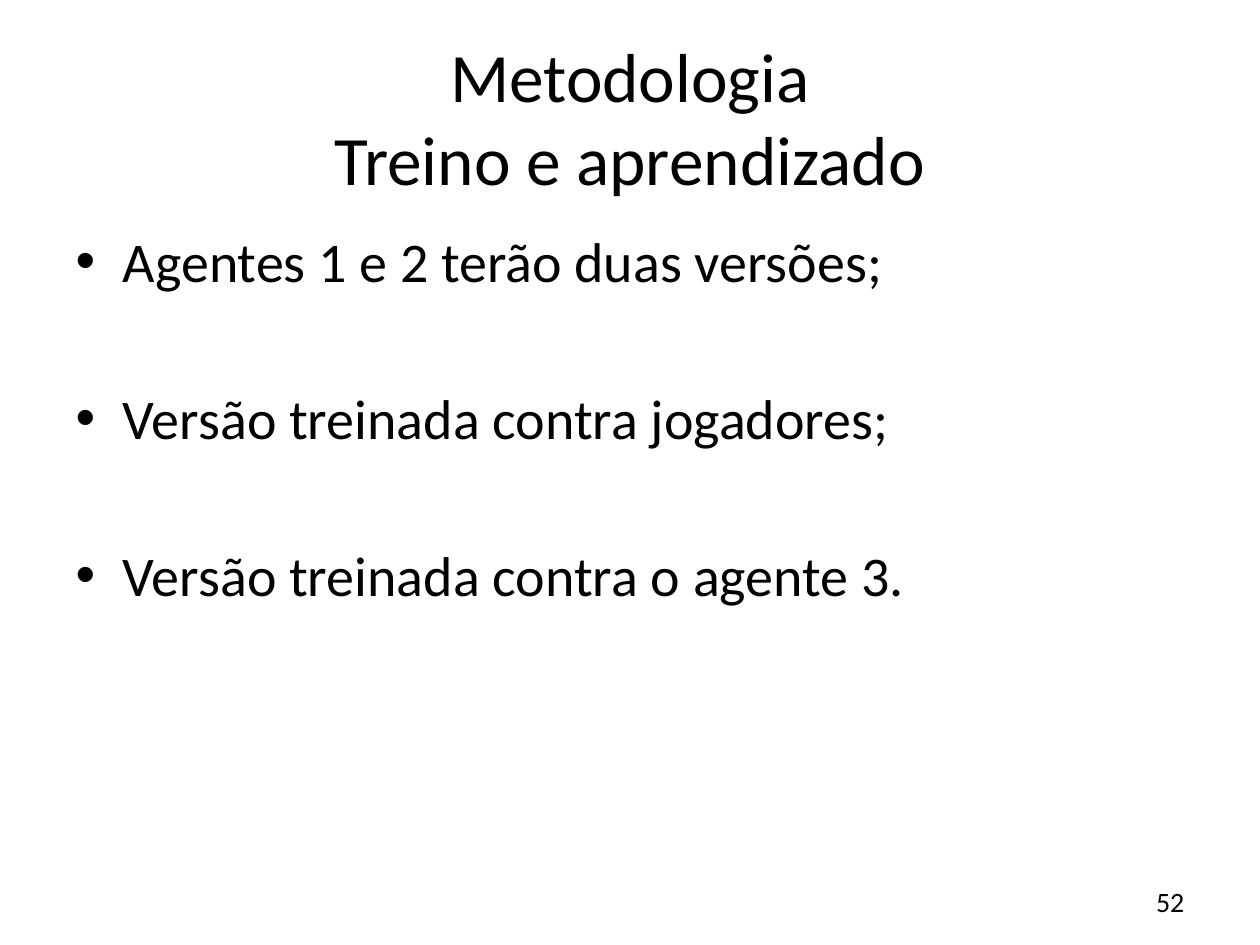
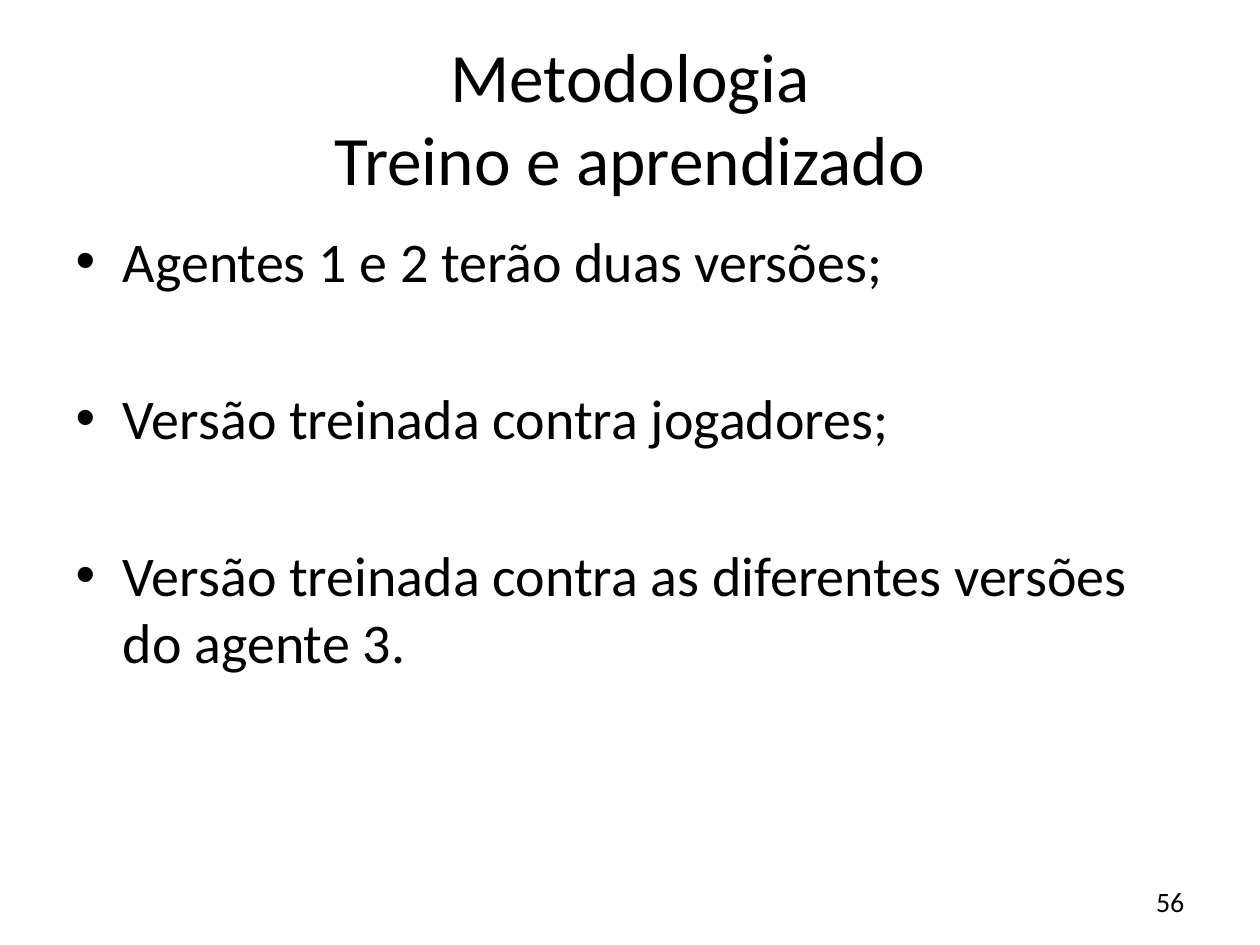
Before and after one commit to JonathanOhara/dissertacao, a slide deck: slide 56 of Apresentação Qualificação.pptx (slide 52 before the commit). Drawn at 1260x945 pixels with LibreOffice and Linux fonts; fonts in the diff are those of the drawing; background and template pictures are left out. Boxes give left, top, right and bottom in pixels: in the first picture for what was removed or moved away, otherwise in the second. Text is boxed around its words. In the diff, an @@ line names an element or a change of style, - is before the commit and + after.

```diff
--- a/Apresentação Qualificação.pptx
+++ b/Apresentação Qualificação.pptx
@@ text at [123, 557, 1126, 673]: text changed @@
-• Versão treinada contra o agente 3.
+• Versão treinada contra as diferentes versões do agente 3.
@@ page number at [1156, 893, 1184, 913]: text changed @@
-52
+56
```
Also in this commit, not shown: 12 other slides changed, 4 slides added, 2 other files.
